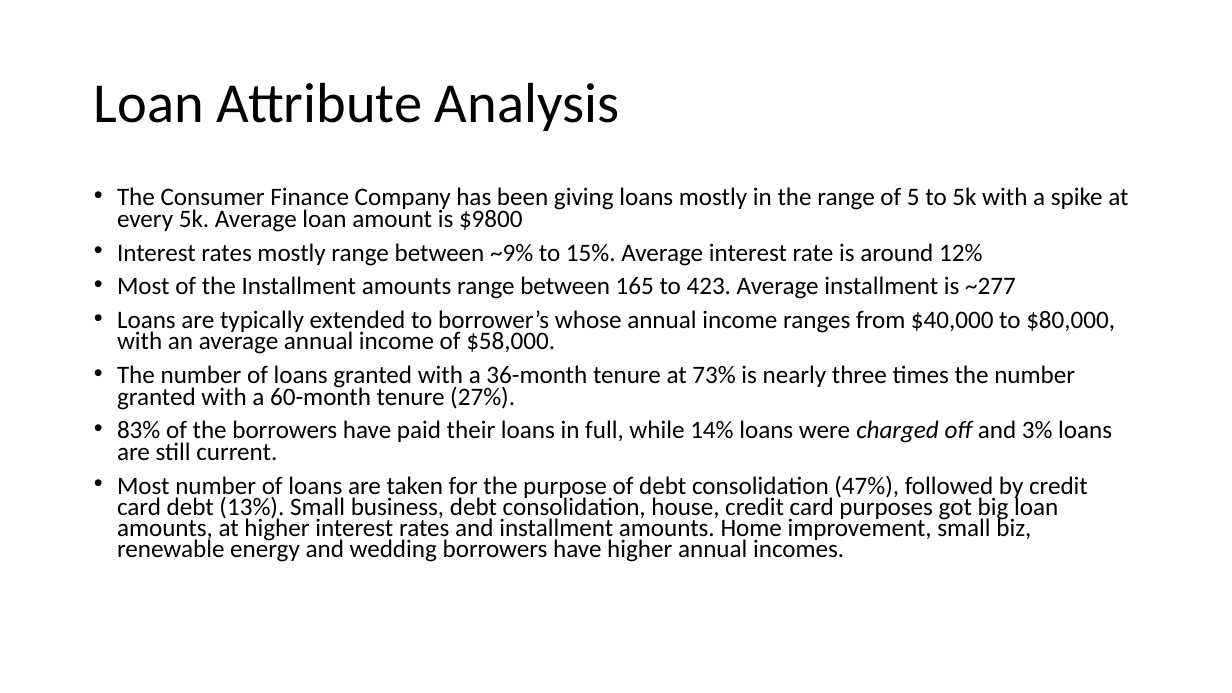
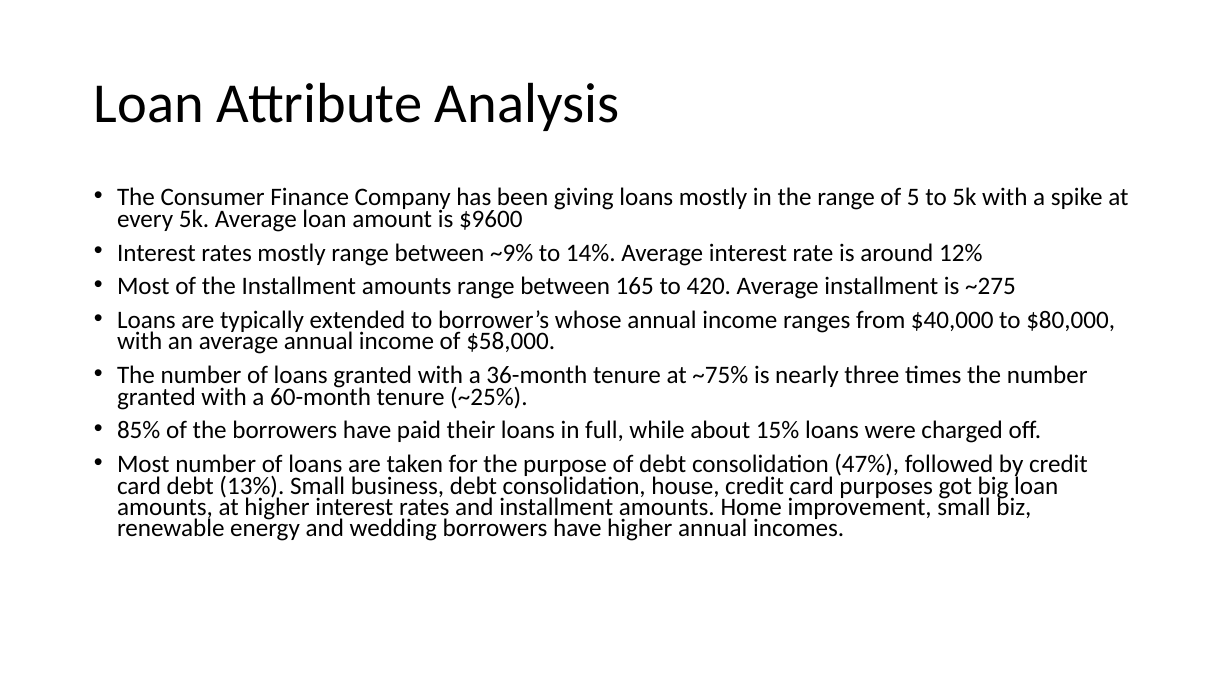
Before and after one commit to sivavaddadi/LendingClubCaseStudy, a slide deck: slide 4 of Lending_Club_Case_Study.pptx. Drawn at 1232x693 pixels with LibreOffice and Linux fonts; fonts in the diff are those of the drawing. Boxes give left, top, right and bottom in pixels: in the first picture for what was removed or moved away, otherwise in the second. Text is boxed around its words. In the diff, an @@ line names an element or a change of style, - is before the commit and + after.

Commit message:
updated analysis report

```diff
--- a/Lending_Club_Case_Study.pptx
+++ b/Lending_Club_Case_Study.pptx
@@ text at (117,187,1128,299): text changed @@
-• The Consumer Finance Company has been giving loans mostly in the range of 5 to 5k with a spike at every 5k. Average loan amount is $9800
-• Interest rates mostly range between ~9% to 15%. Average interest rate is around 12%
-• Most of the Installment amounts range between 165 to 423. Average installment is ~277
+• The Consumer Finance Company has been giving loans mostly in the range of 5 to 5k with a spike at every 5k. Average loan amount is $9600
+• Interest rates mostly range between ~9% to 14%. Average interest rate is around 12%
+• Most of the Installment amounts range between 165 to 420. Average installment is ~275
@@ text at (117,365,1088,443): text changed @@
-• The number of loans granted with a 36-month tenure at 73% is nearly three times the number granted with a 60-month tenure (27%).
-• 83% of the borrowers have paid their loans in full, while 14% loans were charged off and 3% loans are still current.
+• The number of loans granted with a 36-month tenure at ~75% is nearly three times the number granted with a 60-month tenure (~25%).
+• 85% of the borrowers have paid their loans in full, while about 15% loans were charged off.
```
Also in this commit, not shown: 4 other slides changed.
